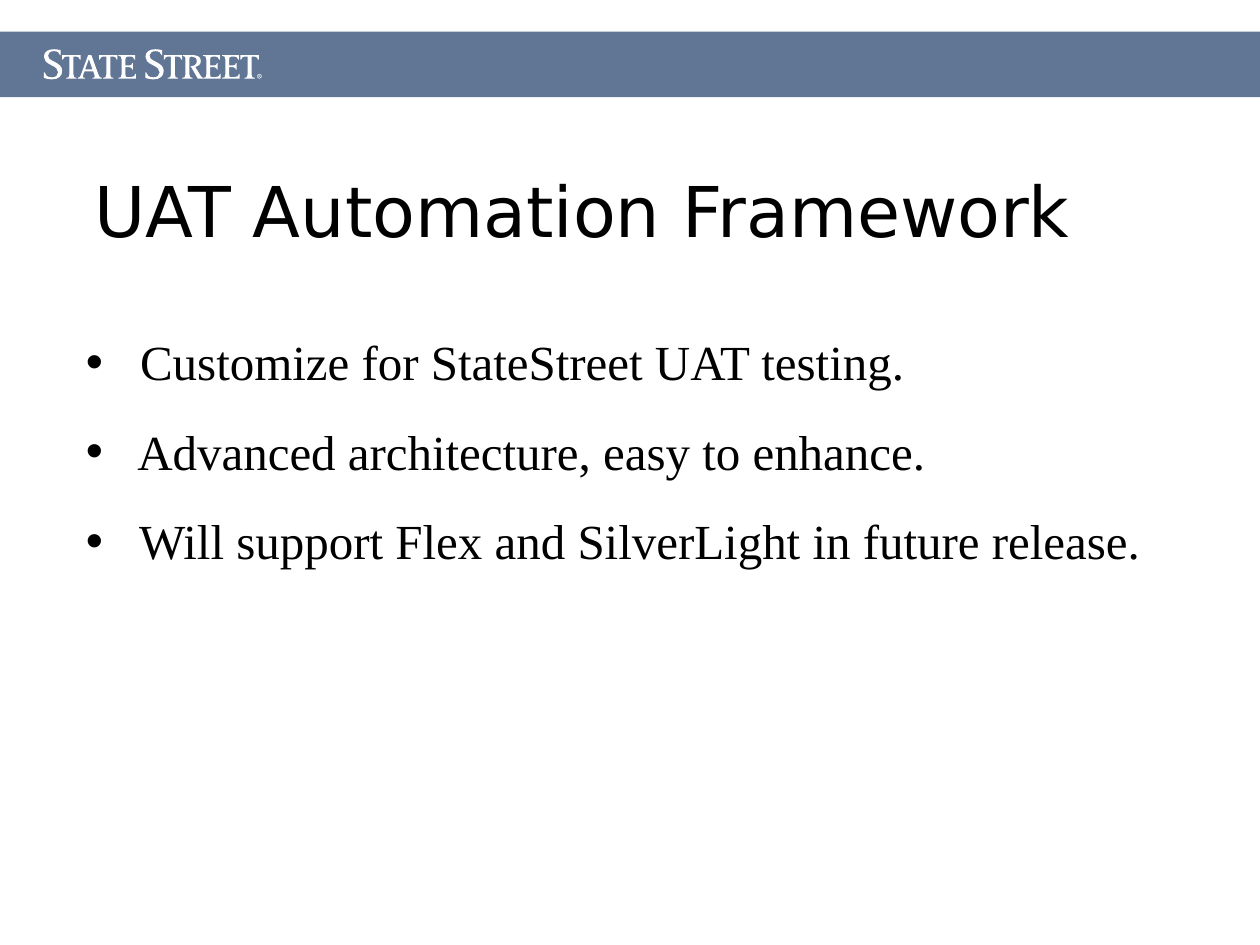
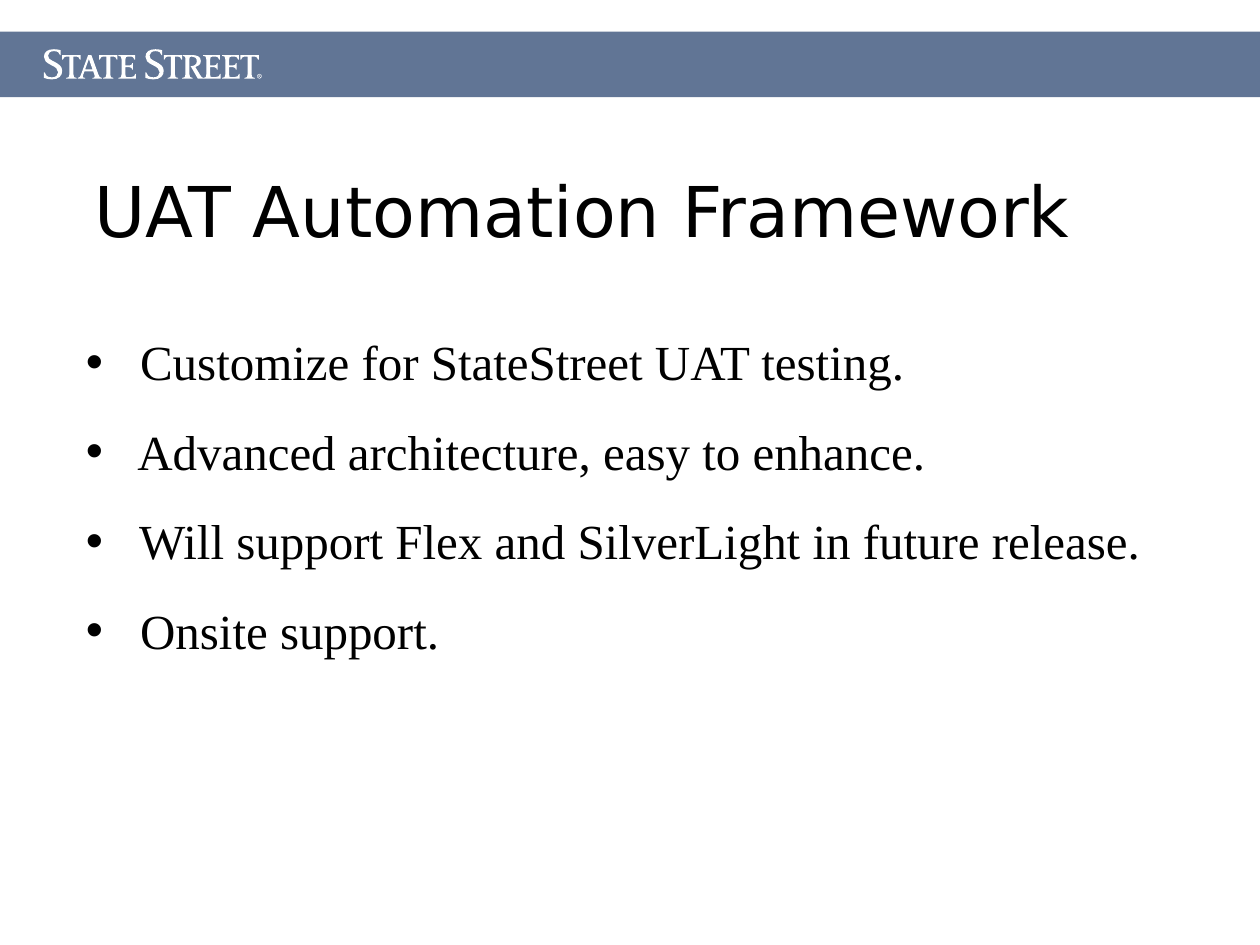
Before and after one commit to Letractively/autotester, a slide deck: slide 5 of Document/AutoTester.ppt (slide 7 before the commit). Drawn at 1260x945 pixels with LibreOffice and Linux fonts; fonts in the diff are those of the drawing. Boxes give left, top, right and bottom in pixels: in the first picture for what was removed or moved away, otherwise in the second. Text is boxed around its words. In the diff, an @@ line names an element or a change of style, - is before the commit and + after.

```diff
--- a/Document/AutoTester.ppt
+++ b/Document/AutoTester.ppt
@@ text at box(140, 616, 439, 659): paragraph added @@
+• Onsite support.
```
Also in this commit, not shown: 3 other slides changed, 4 slides added, 2 slides removed.
